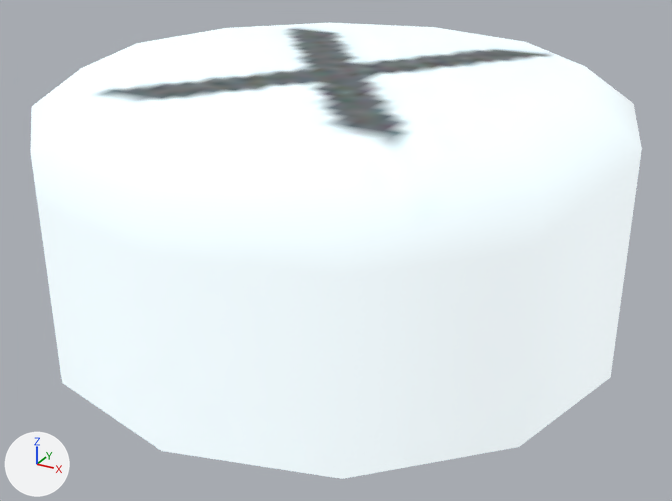
The FBX model interface/resources/meshes/controller/touch/touch_l_button_x.fbx as it was, and as the next commit left it.
Both versions are drawn from a 50 mm lens placed at (-0.00212, -0.00049, 0.00545), pointed at (-0.00914, 0.01227, -0.00093). Lighting does not change. The marker at lower left points along +X, +Y and +Z.

The first picture shows 'main_trigger_PLY.002'.
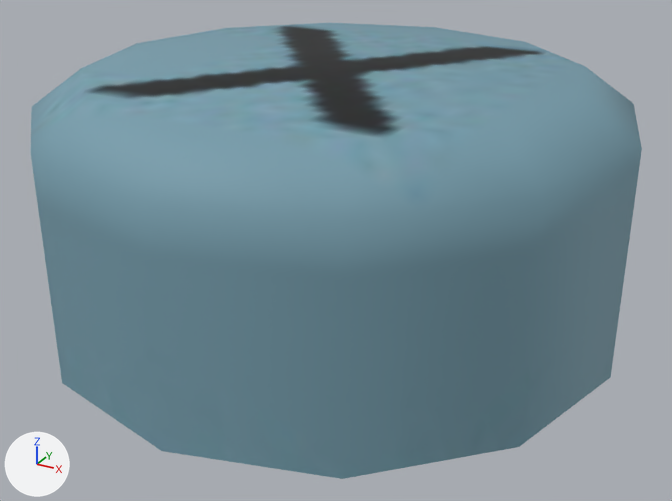
Pixel boxes (x1, y1, x2, y2) of what changed, in the pictures (672 x 501 px):
'main_trigger_PLY.002', surface changed (white to cyan)
    both: (31, 23, 642, 479)

The change, as a diff of the scene's bpy script:
```diff
--- a/interface/resources/meshes/controller/touch/touch_l_button_x.fbx.py
+++ b/interface/resources/meshes/controller/touch/touch_l_button_x.fbx.py
@@ img_l_controller_highlight_dif_jpg @@
-img_l_controller_highlight_dif_jpg = load_image('L_controller-highlight_DIF.jpg', '_unpacked/L_controller-highlight_DIF.jpg', 768, 768, 'Non-Color')
+img_l_controller_highlight_dif_jpg = load_image('L_controller-highlight_DIF.jpg', '_unpacked/L_controller-highlight_DIF.jpg', 768, 768, 'sRGB')
@@ mat_highlight @@
 n0 = _N.new('ShaderNodeBsdfPrincipled'); n0.name = 'Principled BSDF'
 n2.image = img_l_controller_highlight_dif_jpg
-n3 = _N.new('ShaderNodeTexImage'); n3.name = 'Image Texture.001'
-n3.image = img_l_controller_highlight_dif_jpg
 _L.new(n2.outputs[0], n0.inputs[0])  # 'Color' to 'Base Color'
-_L.new(n3.outputs[0], n0.inputs[28])  # 'Color' to 'Emission Strength'
 _L.new(n0.outputs[0], n1.inputs[0])  # 'BSDF' to 'Surface'
@@ me_untitled_009 @@
 me_untitled_009.from_pydata(...)  # 49 vertices, 48 faces; spans x -0.01428..-0.00442, y 0.00768..0.0175, z -0.00222..0.00212
 # used by ob_main_trigger_ply_002; location = (0.0, 0.0, 0.0)
+# me_untitled_009 part 1: texture (UV) coordinates changed
 me_untitled_009.materials.append(mat_highlight)
```
